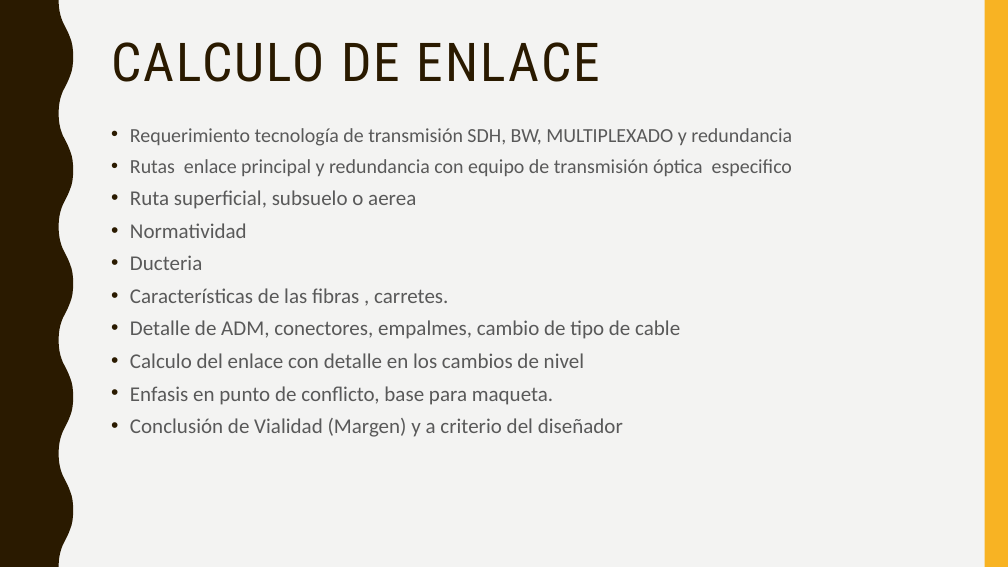
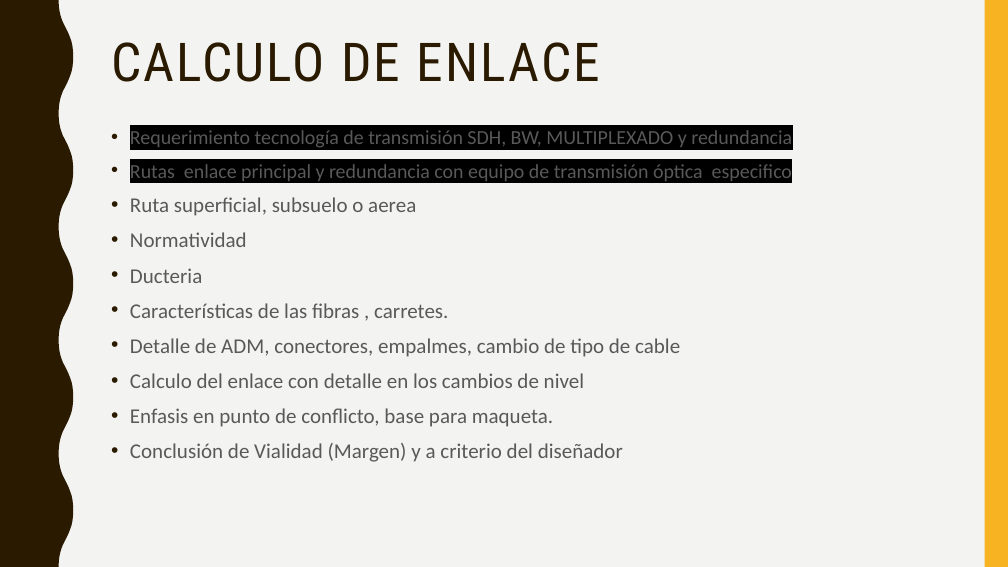
Before and after one commit to RationalKuma4/upiita-RedesTelecomunicaciones, a slide deck: slide 5 of COMPOSICION MT.pptx. Drawn at 1008x567 pixels with LibreOffice and Linux fonts; fonts in the diff are those of the drawing. Boxes give left, top, right and bottom in pixels: in the first picture for what was removed or moved away, otherwise in the second. Text is boxed around its words. In the diff, an @@ line names an element or a change of style, - is before the commit and + after.

```diff
--- a/COMPOSICION MT.pptx
+++ b/COMPOSICION MT.pptx
@@ text "Requerimiento tecnología de transmisión SDH, ..." at (130, 130, 792, 462): highlight none to #000000 in "Requerimiento tecnología de transmisión SDH, BW, MULTIPLEXAD ...", "Rutas enlace principal y redundancia con equipo ..."; line spacing 1 to 1.1 @@
```
Also in this commit, not shown: 2 other slides changed, 19 other files.
